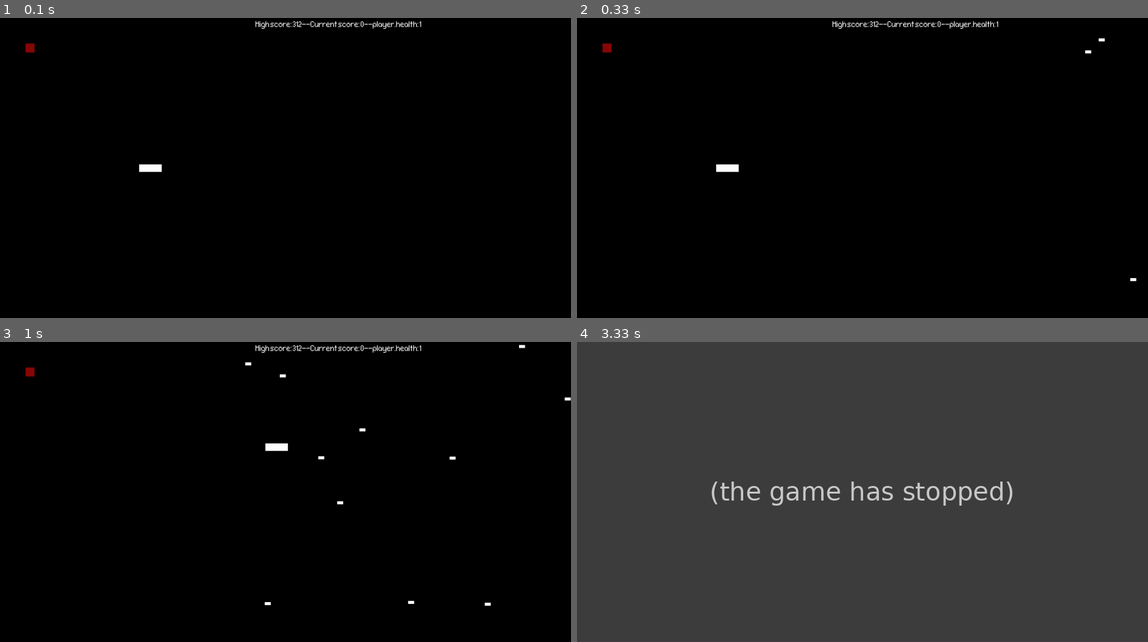
Above: before the commit, frames 1-4 (two rows, left to right).
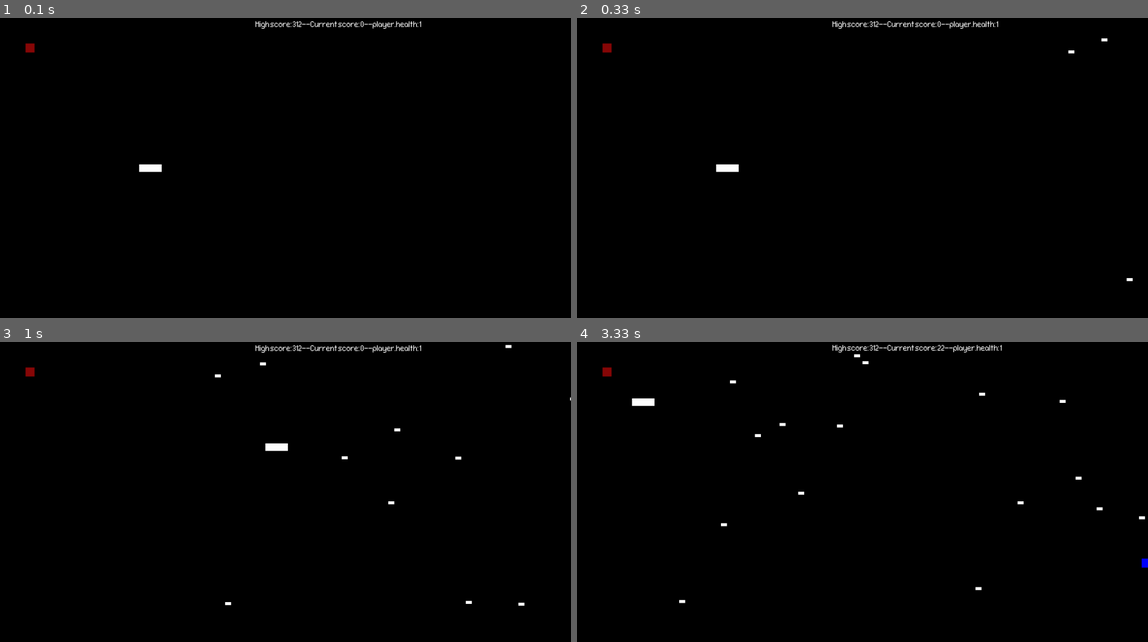
Above: after the commit, the same moments.

Repository: freshJester/pygame-prototypes
Game: pygame game, started from ver2_with_armor.py
The game is run twice, just before and just after one commit, with the same random seed, the same clock (stepped at 60 frames per second) and the same inputs.
Inputs:
- Up to frame 1 (0.1 s): no input
- Up to frame 2 (0.33 s): no input
- Up to frame 3 (1 s): hold D 0.33-0.8 s; hold W from 0.83 s (still down)
- Up to frame 4 (3.33 s): release W at 1.13 s; hold D 1.17-1.63 s; hold A 1.67-2.2 s; hold S 2.23-2.53 s; hold A 2.57-2.97 s; hold W from 3 s (still down)

Frame 1 is identical in both runs. In frame 2, less than 0.1% of the frame differs, in the area x 86-98%, y 6-88%; in frame 3, 0.3%; in frame 4, 100%, in the area x 0-100%, y 0-100%.
Before the commit the program exited at 3.3 s; later frames show no game.

Commit message:
added comments

Diff:
--- a/ver2_with_armor.py
+++ b/ver2_with_armor.py
@@ -63,6 +63,7 @@
         super(Enemy, self).__init__()
         self.surf = pygame.Surface((20, 10))
         self.surf.fill((255, 255, 255))
+        self.speed = random.gauss(mu=22, sigma=3)  # Speed of enemies
         self.rect = self.surf.get_rect(
             center=(
                 random.randint(SCREEN_WIDTH + 20, SCREEN_WIDTH + 100),
@@ -70,7 +71,7 @@
             )
         )
         # self.speed = random.randint(5, 20)
-        self.speed = random.gauss(mu=22, sigma=3)
+
 
     # Move the sprite based on speed
     # Remove the sprite when it passes the left edge of the screen
@@ -130,6 +131,8 @@
             self.kill()
 
 
+# TODO: This does not currently work
+# Or maybe it does, but the thing that draws it isn't working?
 class Health(pygame.sprite.Sprite):
     def __init__(self, x, y):
         super(Health, self).__init__()
@@ -154,7 +157,7 @@
     # Create a custom event for adding a new enemy
     ADDENEMY = pygame.USEREVENT + 1
     # pygame.time.set_timer(ADDENEMY, 250)
-    pygame.time.set_timer(ADDENEMY, 85)
+    pygame.time.set_timer(ADDENEMY, 85)  # This is the timer for when each enemy gets added
 
     # Create a custome event for adding a armor powerup
     # ADDARMOR = pygame.USEREVENT + 2
